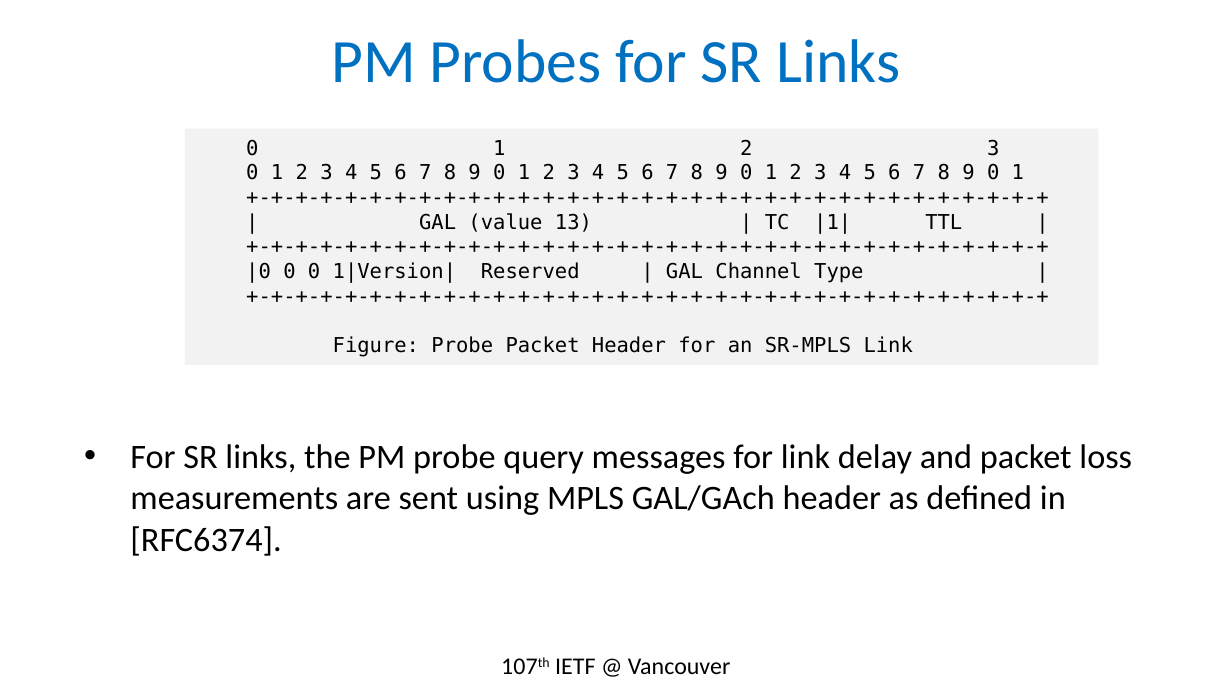
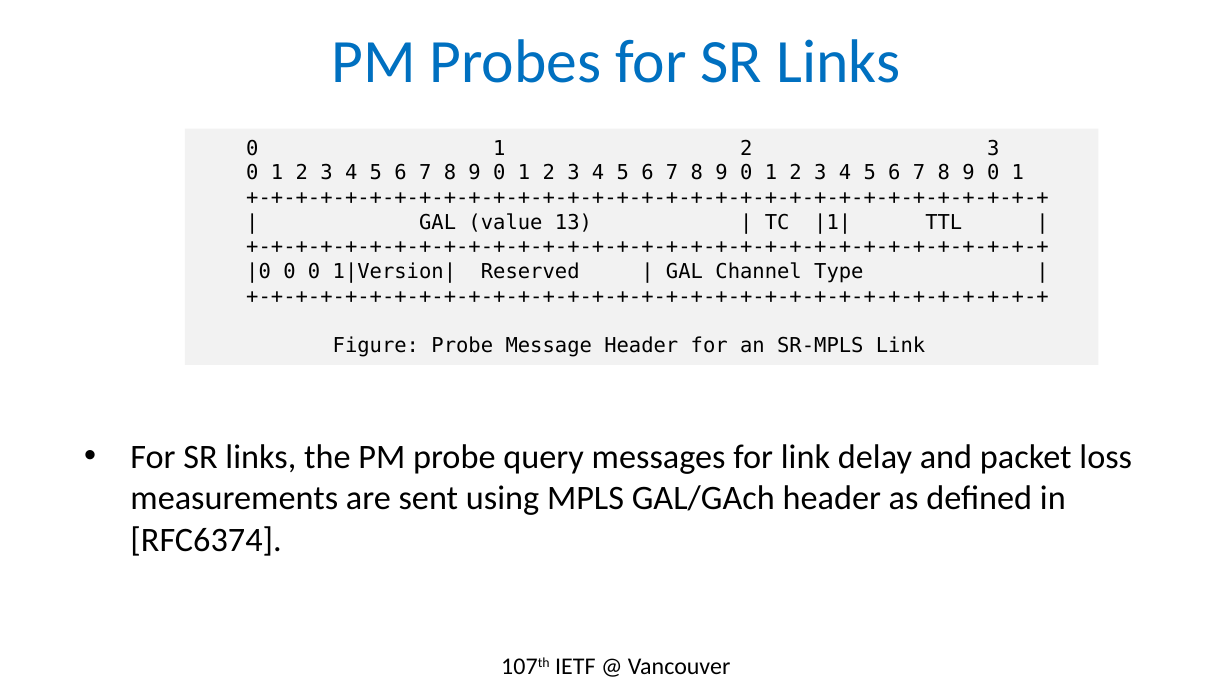
Before and after one commit to rakgandhi/ietf-slides, a slide deck: slide 12 of draft-gandhi-mpls-rfc6374-sr-02.pptx. Drawn at 1232x693 pixels with LibreOffice and Linux fonts; fonts in the diff are those of the drawing. Boxes give left, top, right and bottom in pixels: in the first picture for what was removed or moved away, otherwise in the second. Text is boxed around its words. In the diff, an @@ line names an element or a change of style, - is before the commit and + after.

```diff
--- a/draft-gandhi-mpls-rfc6374-sr-02.pptx
+++ b/draft-gandhi-mpls-rfc6374-sr-02.pptx
@@ text in rectangle at (333,336,925,357): text changed @@
-Figure: Probe Packet Header for an SR-MPLS Link
+Figure: Probe Message Header for an SR-MPLS Link
```
Also in this commit, not shown: 2 other slides changed.
